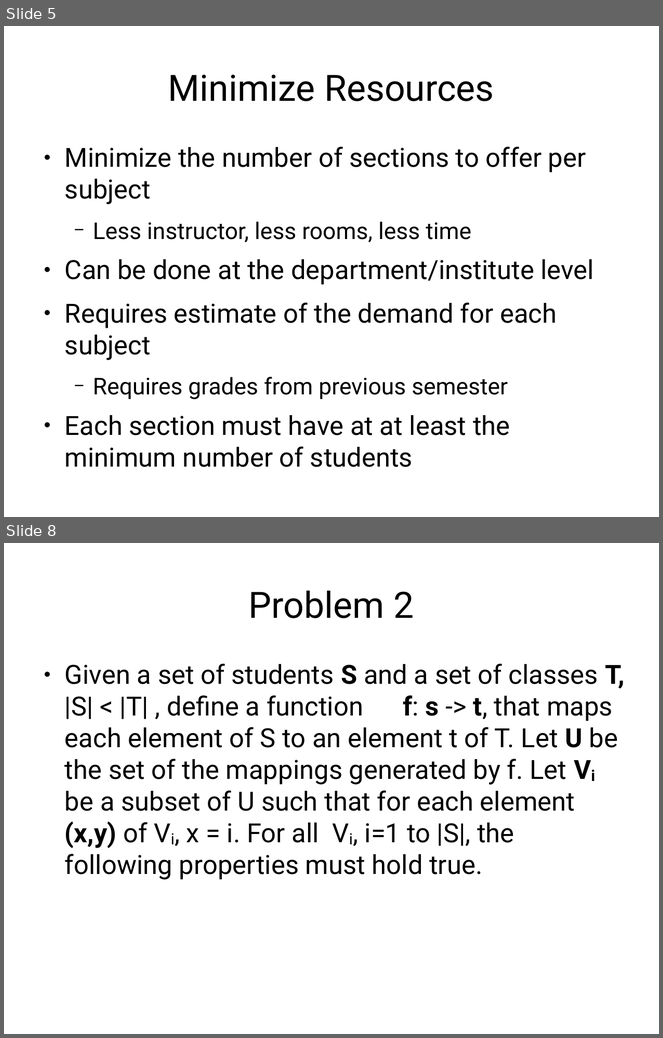
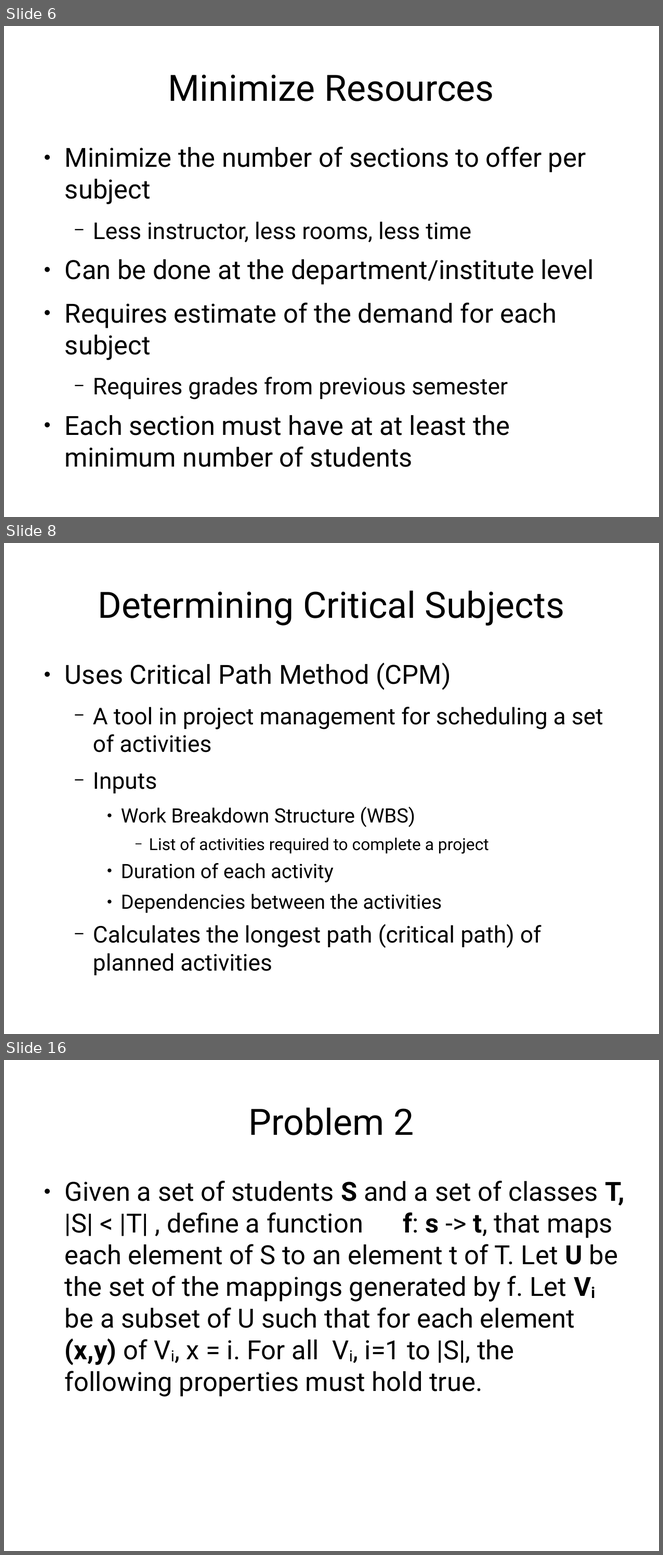
Before and after one commit to jachermocilla/jach-homepage, a slide deck: seminar-2008.odp. Shown one above the other, each under a label of ours: slides 5 and 8 before the commit, slides 6, 8 and 16 after it; the slides between them are not shown. The pictures are 663x1038 and 663x1555 pixels, drawn with LibreOffice and Linux fonts; fonts in the diff are those of the drawing. Boxes give left, top, right and bottom in pixels: in the first picture for what was removed or moved away, otherwise in the second. Text is boxed around its words. In the diff, an @@ line names an element or a change of style, - is before the commit and + after.

```diff
--- a/seminar-2008.odp
+++ b/seminar-2008.odp
@@ slide 8 added at box(4, 543, 659, 1034), background #FFFFFF @@
@@ title added at box(98, 590, 565, 626), 44 pt, text #000000 @@
+Determining Critical Subjects
@@ text added at box(65, 663, 604, 976), 28 pt, text #000000 @@
+● Uses Critical Path Method (CPM)
+  − A tool in project management for scheduling a set of activities
+  − Inputs
+    ● Work Breakdown Structure (WBS)
+      − List of activities required to complete a project
+    ● Duration of each activity
+    ● Dependencies between the activities
+  − Calculates the longest path (critical path) of planned activities
@@ what was slide 5 is now slide 6 @@
@@ what was slide 8 is now slide 16 @@
```
Also in this commit, not shown: 3 slides changed, 24 other slides added, 1 other file.
